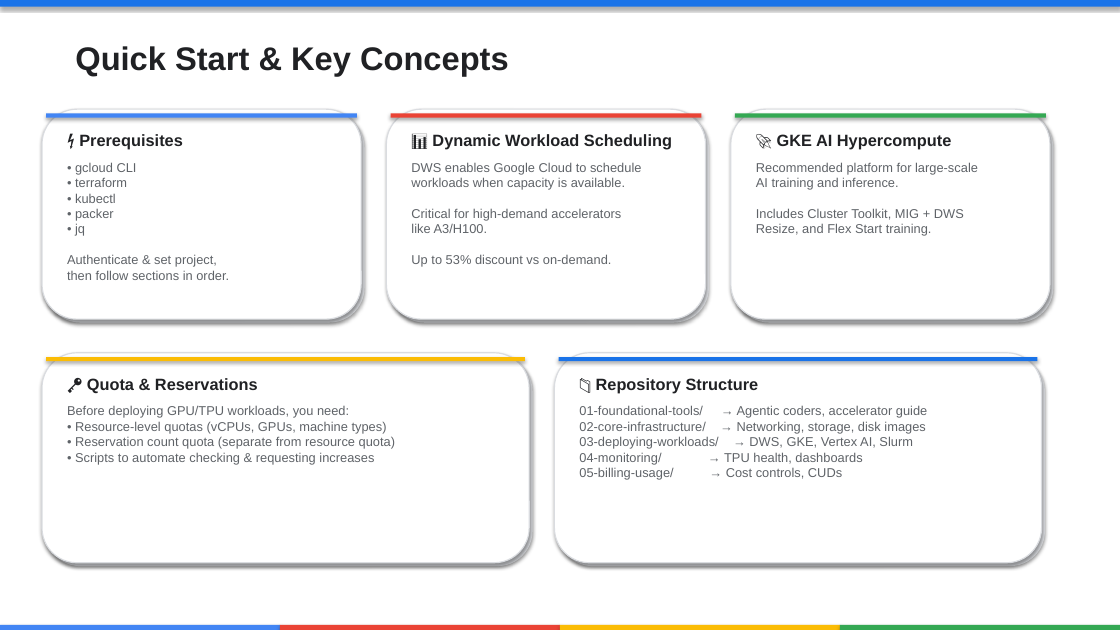
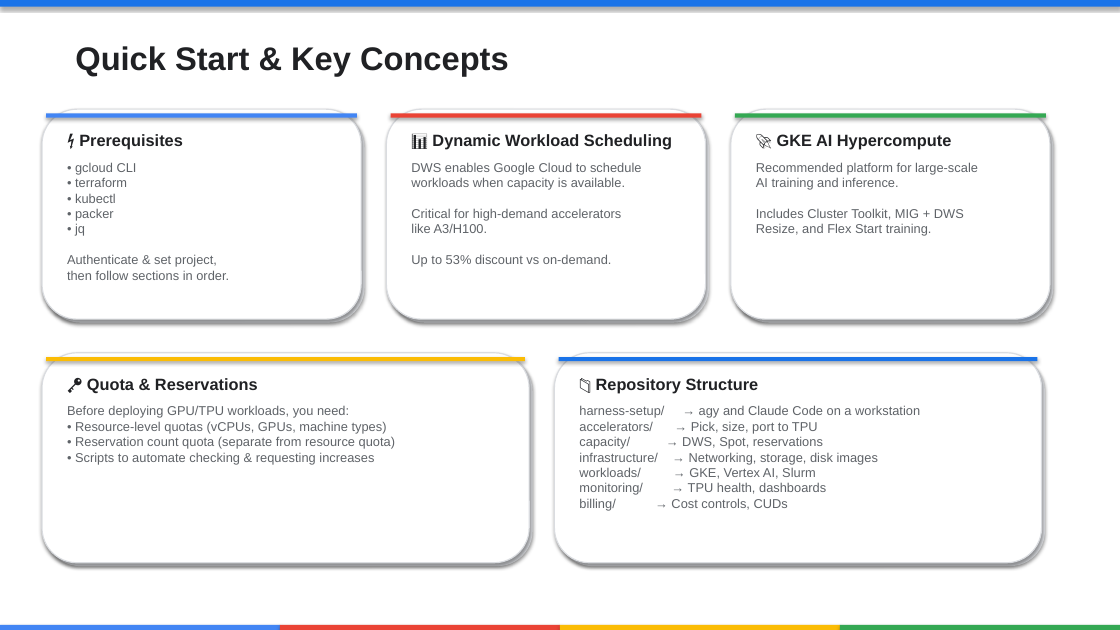
Before and after one commit to WandLZhang/GPS-AI-Infra-Onboarding-Workshop, a slide deck: slide 3 of AI_Infrastructure_Onboarding_Presentation.pptx. Drawn at 1120x630 pixels with LibreOffice and Linux fonts; fonts in the diff are those of the drawing. Boxes give left, top, right and bottom in pixels: in the first picture for what was removed or moved away, otherwise in the second. Text is boxed around its words. In the diff, an @@ line names an element or a change of style, - is before the commit and + after.

Commit message:
Deck: say harness, and list the new folders
generate_presentation.py says harness instead of agentic coder, and its repository card lists the new top-level folders. The .pptx is rebuilt from it with python-pptx. Only those five text frames changed.

```diff
--- a/AI_Infrastructure_Onboarding_Presentation.pptx
+++ b/AI_Infrastructure_Onboarding_Presentation.pptx
@@ text at (579, 405, 920, 511): text changed @@
-01-foundational-tools/ → Agentic coders, accelerator guide
-02-core-infrastructure/ → Networking, storage, disk images
-03-deploying-workloads/ → DWS, GKE, Vertex AI, Slurm
-04-monitoring/ → TPU health, dashboards
-05-billing-usage/ → Cost controls, CUDs
+harness-setup/ → agy and Claude Code on a workstation
+accelerators/ → Pick, size, port to TPU
+capacity/ → DWS, Spot, reservations
+infrastructure/ → Networking, storage, disk images
+workloads/ → GKE, Vertex AI, Slurm
+monitoring/ → TPU health, dashboards
+billing/ → Cost controls, CUDs
```
Also in this commit, not shown: 3 other slides changed, 1 other file.
